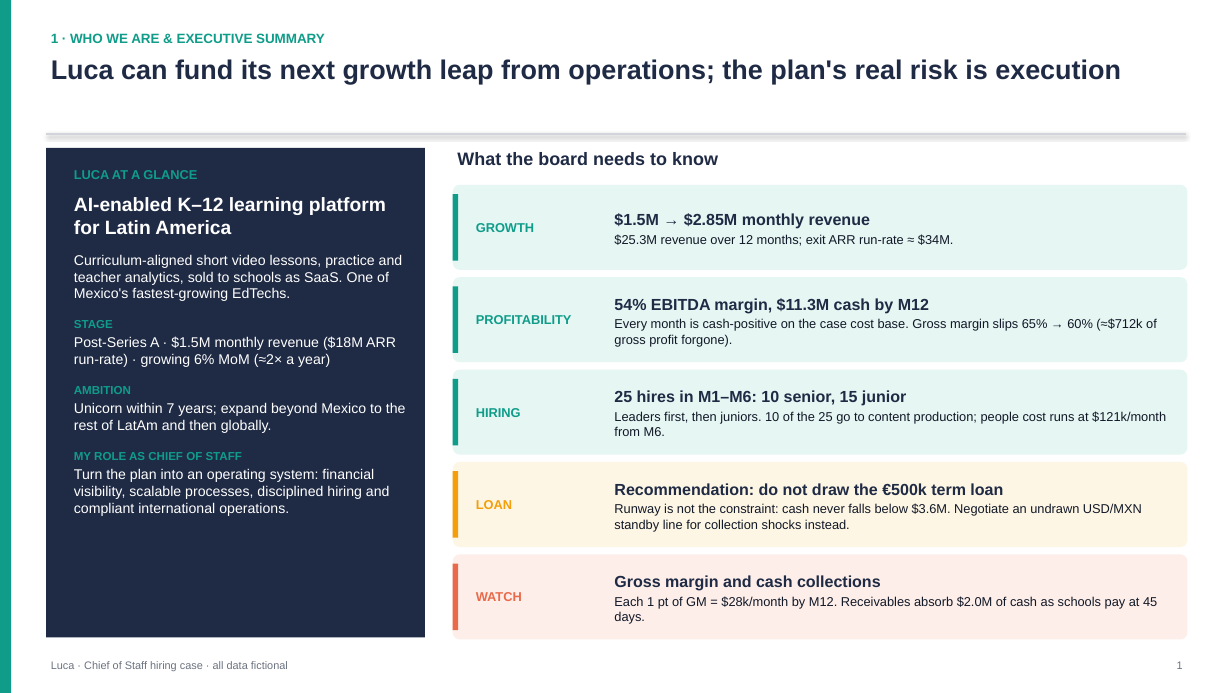
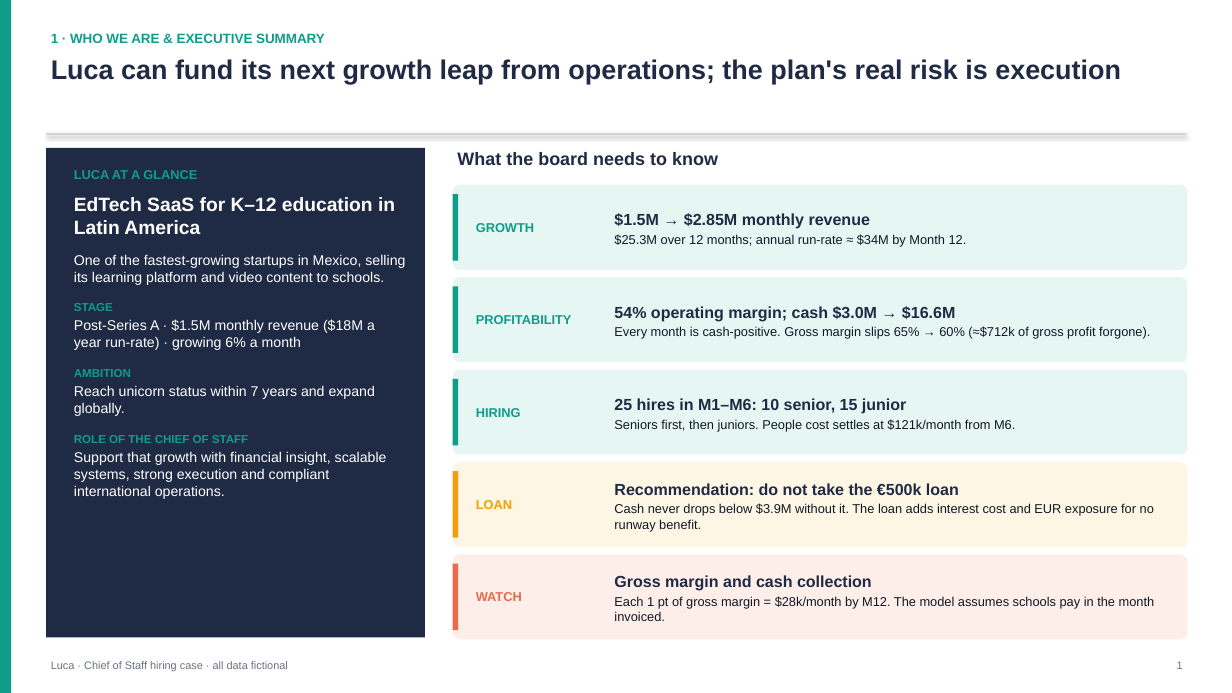
Before and after one commit to JoaoTavarees/Dashboard, a slide deck: slide 1 of luca_chief_of_staff_case/deliverables/Luca_Step2_Financial_Operations_Summary.pptx. Drawn at 1232x693 pixels with LibreOffice and Linux fonts; fonts in the diff are those of the drawing. Boxes give left, top, right and bottom in pixels: in the first picture for what was removed or moved away, otherwise in the second. Text is boxed around its words. In the diff, an @@ line names an element or a change of style, - is before the commit and + after.

```diff
--- a/luca_chief_of_staff_case/deliverables/Luca_Step2_Financial_Operations_Summary.pptx
+++ b/luca_chief_of_staff_case/deliverables/Luca_Step2_Financial_Operations_Summary.pptx
@@ text at box(74, 197, 405, 285): text changed @@
-AI-enabled K–12 learning platform for Latin America
-Curriculum-aligned short video lessons, practice and teacher analytics, sold to schools as SaaS. One of Mexico's fastest-growing EdTechs.
+EdTech SaaS for K–12 education in Latin America
+One of the fastest-growing startups in Mexico, selling its learning platform and video content to schools.
@@ text at box(614, 234, 967, 247): text changed @@
-$25.3M revenue over 12 months; exit ARR run-rate ≈ $34M.
+$25.3M over 12 months; annual run-rate ≈ $34M by Month 12.
@@ text at box(74, 319, 375, 350): text changed @@
-Post-Series A · $1.5M monthly revenue ($18M ARR run-rate) · growing 6% MoM (≈2× a year)
+Post-Series A · $1.5M monthly revenue ($18M a year run-rate) · growing 6% a month
@@ text at box(614, 306, 1150, 339): text changed @@
-54% EBITDA margin, $11.3M cash by M12
-Every month is cash-positive on the case cost base. Gross margin slips 65% → 60% (≈$712k of gross profit forgone).
+54% operating margin; cash $3.0M → $16.6M
+Every month is cash-positive. Gross margin slips 65% → 60% (≈$712k of gross profit forgone).
@@ text at box(74, 385, 387, 499): text changed @@
-Unicorn within 7 years; expand beyond Mexico to the rest of LatAm and then globally.
-MY ROLE AS CHIEF OF STAFF
-Turn the plan into an operating system: financial visibility, scalable processes, disciplined hiring and compliant international operations.
+Reach unicorn status within 7 years and expand globally.
+ROLE OF THE CHIEF OF STAFF
+Support that growth with financial insight, scalable systems, strong execution and compliant international operations.
@@ text at box(614, 419, 1015, 431): text changed @@
-Leaders first, then juniors. 10 of the 25 go to content production; people cost runs at $121k/month from M6.
+Seniors first, then juniors. People cost settles at $121k/month from M6.
@@ text at box(614, 483, 1154, 532): text changed @@
-Recommendation: do not draw the €500k term loan
-Runway is not the constraint: cash never falls below $3.6M. Negotiate an undrawn USD/MXN standby line for collection shocks instead.
+Recommendation: do not take the €500k loan
+Cash never drops below $3.9M without it. The loan adds interest cost and EUR exposure for no runway benefit.
@@ text at box(614, 575, 1155, 621): text changed @@
-Gross margin and cash collections
-Each 1 pt of GM = $28k/month by M12. Receivables absorb $2.0M of cash as schools pay at 45 days.
+Gross margin and cash collection
+Each 1 pt of gross margin = $28k/month by M12. The model assumes schools pay in the month invoiced.
```
Also in this commit, not shown: 4 other slides changed, 10 other files.
